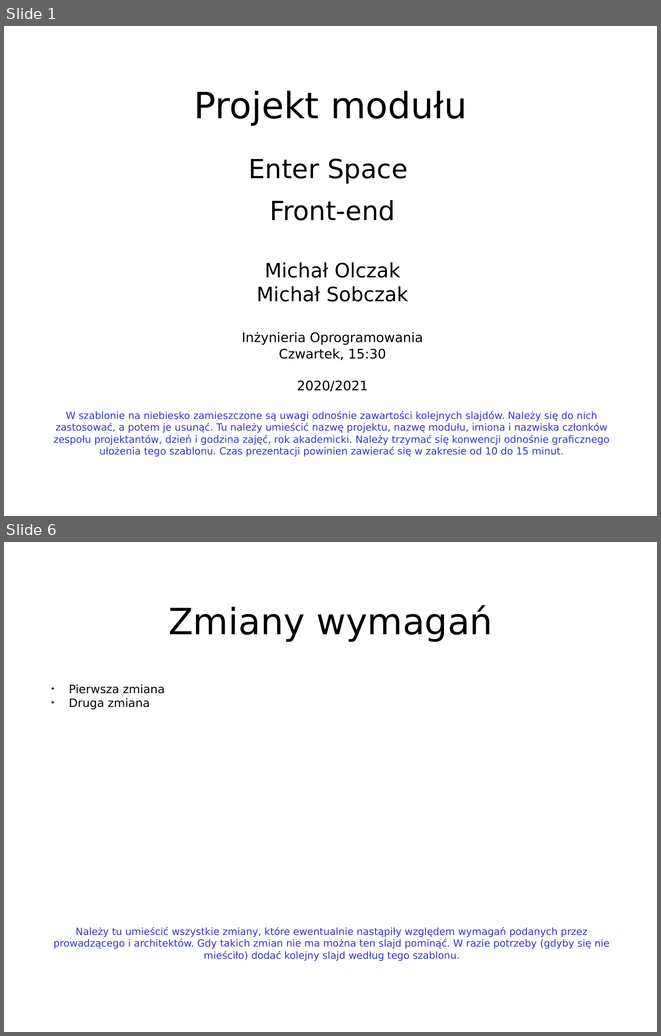
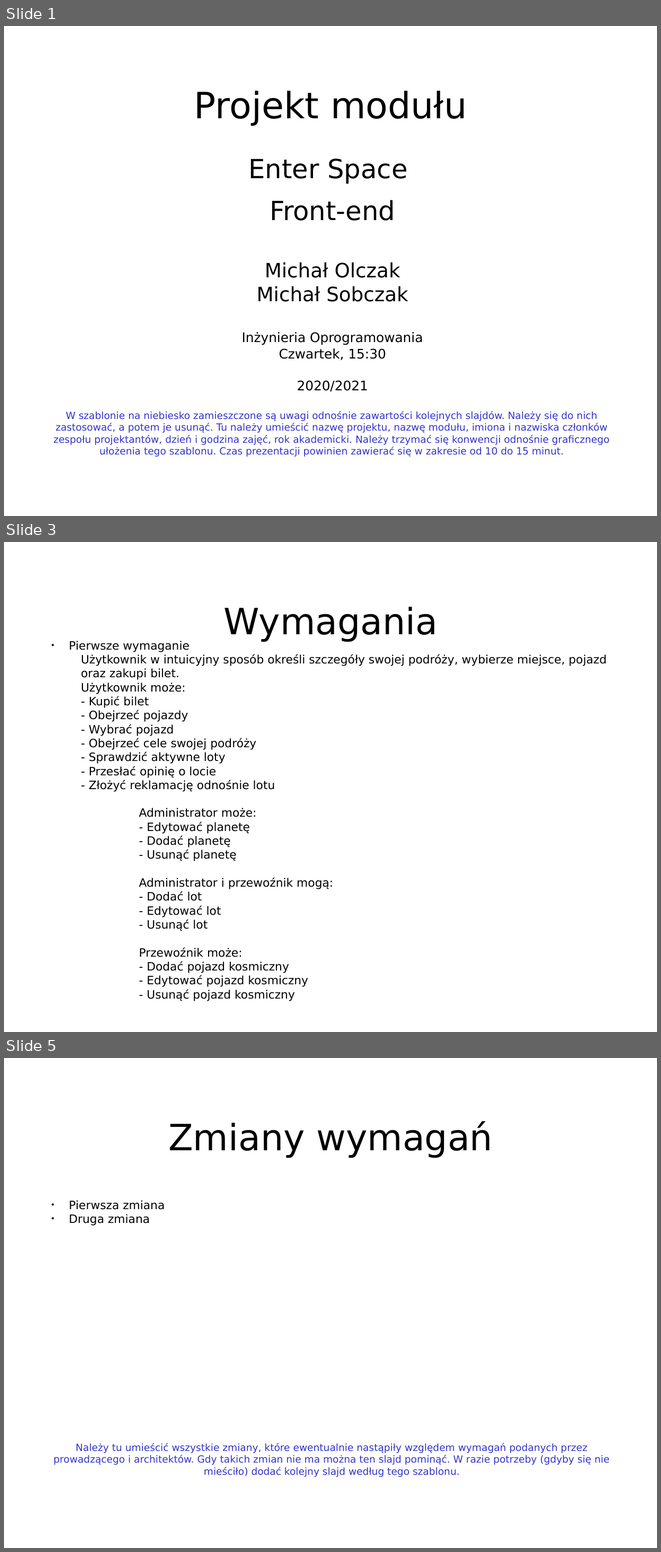
Before and after one commit to Informatyka-Stosowana-Chopy/Inzynieria-oprogramowania, a slide deck: front-end/front-end_prez.ppt. Shown one above the other, each under a label of ours: slides 1 and 6 before the commit, slides 1, 3 and 5 after it; the slides between them are not shown. The pictures are 661x1036 and 661x1552 pixels, drawn with LibreOffice and Linux fonts; fonts in the diff are those of the drawing. Boxes give left, top, right and bottom in pixels: in the first picture for what was removed or moved away, otherwise in the second. Text is boxed around its words. In the diff, an @@ line names an element or a change of style, - is before the commit and + after.

```diff
--- a/front-end/front-end_prez.ppt
+++ b/front-end/front-end_prez.ppt
@@ slide 3 added at (4,542,657,1032), background #FFFFFF @@
@@ title added at (223,607,438,642), 44 pt, text #000000 @@
+Wymagania
@@ text added at (69,641,607,1001), 14 pt, text #000000 @@
+● Pierwsze wymaganie
+  Użytkownik w intuicyjny sposób określi szczegóły swojej podróży, wybierze miejsce, pojazd oraz zakupi bilet.
+  Użytkownik może:
+  - Kupić bilet
+  - Obejrzeć pojazdy
+  - Wybrać pojazd
+  - Obejrzeć cele swojej podróży
+  - Sprawdzić aktywne loty
+  - Przesłać opinię o locie
+  - Złożyć reklamację odnośnie lotu
+Administrator może:
+- Edytować planetę
+- Dodać planetę
+- Usunąć planetę
+Administrator i przewoźnik mogą:
+- Dodać lot
+- Edytować lot
+- Usunąć lot
+Przewoźnik może:
+- Dodać pojazd kosmiczny
+- Edytować pojazd kosmiczny
+- Usunąć pojazd kosmiczny
@@ what was slide 6 is now slide 5 @@
```
Also in this commit, not shown: 7 slides changed, 3 other slides added, 5 slides removed.
